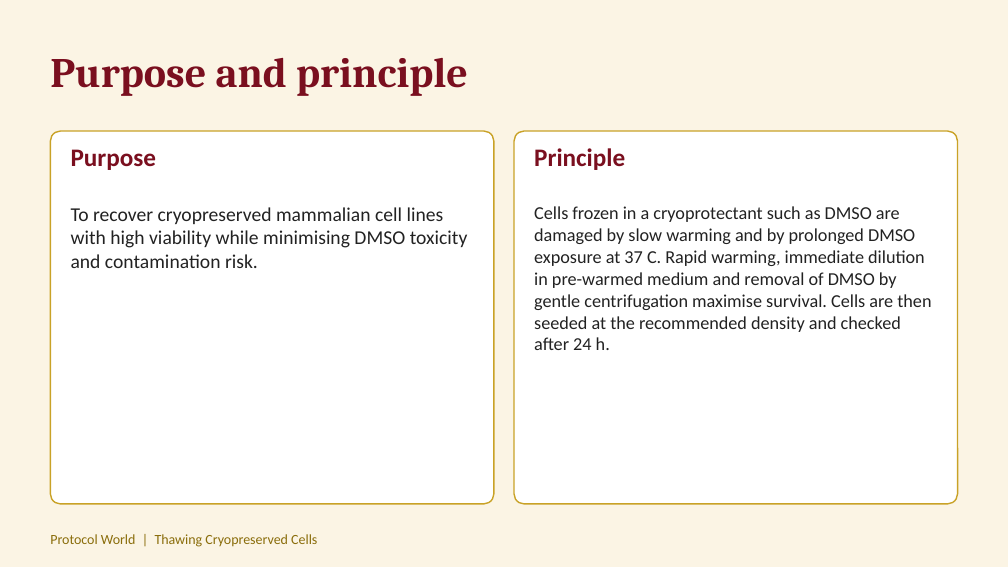
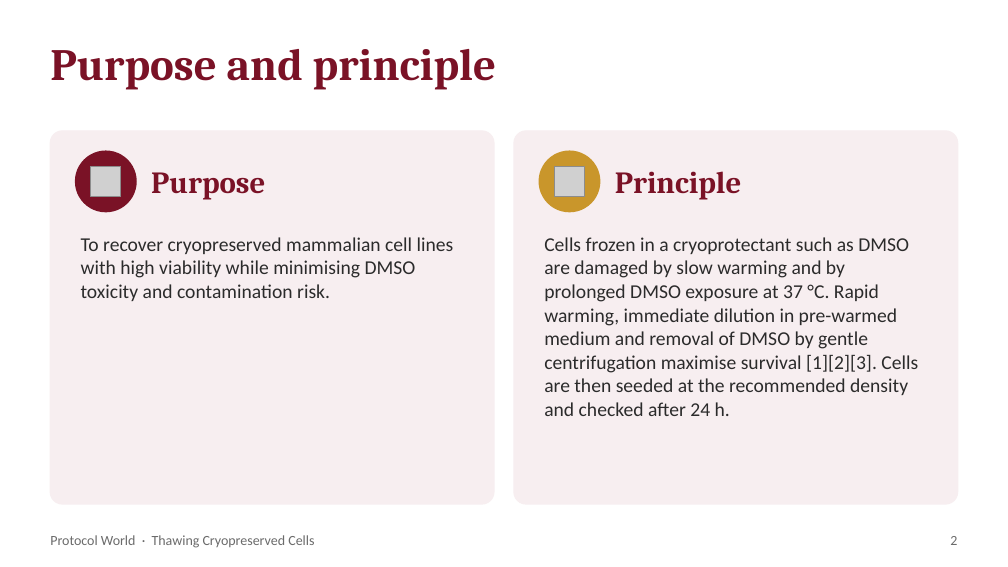
Before and after one commit to ProtocolWorld/ProtocolWorld, a slide deck: slide 2 of uploads/thawing-cryopreserved-cells.pptx. Drawn at 1008x567 pixels with LibreOffice and Linux fonts; fonts in the diff are those of the drawing; grey boxes stand for pictures. Boxes give left, top, right and bottom in pixels: in the first picture for what was removed or moved away, otherwise in the second. Text is boxed around its words. In the diff, an @@ line names an element or a change of style, - is before the commit and + after.

```diff
--- a/uploads/thawing-cryopreserved-cells.pptx
+++ b/uploads/thawing-cryopreserved-cells.pptx
@@ background #FBF4E4 to #FFFFFF @@
@@ text "Purpose and principle" at [50, 49, 496, 90]: size 30 to 32 pt, text colour #7A0F1F to #7A1226 @@
@@ rounded rectangle at [50, 131, 494, 504]: fill #FFFFFF to #F7EEF0; outline #C9A227 1 pt to #F7EEF0 1 pt; proportions changed @@
@@ text at [71, 149, 157, 170]: paragraph removed @@
-Purpose
@@ rounded rectangle at [514, 131, 958, 504]: fill #FFFFFF to #F7EEF0; outline #C9A227 1 pt to #F7EEF0 1 pt; proportions changed @@
@@ ellipse added at [76, 151, 136, 212], fill #7A1226, outline #7A1226 1 pt @@
@@ picture added at [91, 166, 121, 197] @@
@@ text added at [151, 172, 265, 200], 22 pt, text #7A1226, bold @@
+Purpose
@@ ellipse added at [539, 151, 600, 212], fill #C9962B, outline #C9962B 1 pt @@
@@ picture added at [554, 166, 585, 197] @@
@@ text added at [615, 171, 742, 200], 22 pt, text #7A1226, bold @@
+Principle
@@ text "To recover cryopreserved mammalian cell ...": place and size @@
-text "To recover cryopreserved mammalian cell ..." at [71, 149, 468, 268]
+text "To recover cryopreserved mammalian cell ..." at [81, 237, 454, 301]
@@ text "To recover cryopreserved mammalian cell ..." at [81, 237, 454, 301]: text colour #222222 to #2B2B2B @@
@@ text at [544, 237, 918, 416]: text changed; size 13 to 14 pt; text colour #222222 to #2B2B2B @@
-Principle
-Cells frozen in a cryoprotectant such as DMSO are damaged by slow warming and by prolonged DMSO exposure at 37 C. Rapid warming, immediate dilution in pre-warmed medium and removal of DMSO by gentle centrifugation maximise survival. Cells are then seeded at the recommended density and checked after 24 h.
+Cells frozen in a cryoprotectant such as DMSO are damaged by slow warming and by prolonged DMSO exposure at 37 °C. Rapid warming, immediate dilution in pre-warmed medium and removal of DMSO by gentle centrifugation maximise survival [1][2][3]. Cells are then seeded at the recommended density and checked after 24 h.
@@ text at [50, 535, 314, 548]: text changed; text colour #8A6D0B to #6B6B6B @@
-Protocol World | Thawing Cryopreserved Cells
+Protocol World · Thawing Cryopreserved Cells
@@ text added at [950, 536, 957, 545], 10 pt, text #6B6B6B @@
+2
```
Also in this commit, not shown: 4 other slides changed, 6 slides added, 3 slides removed, 3 other files.
